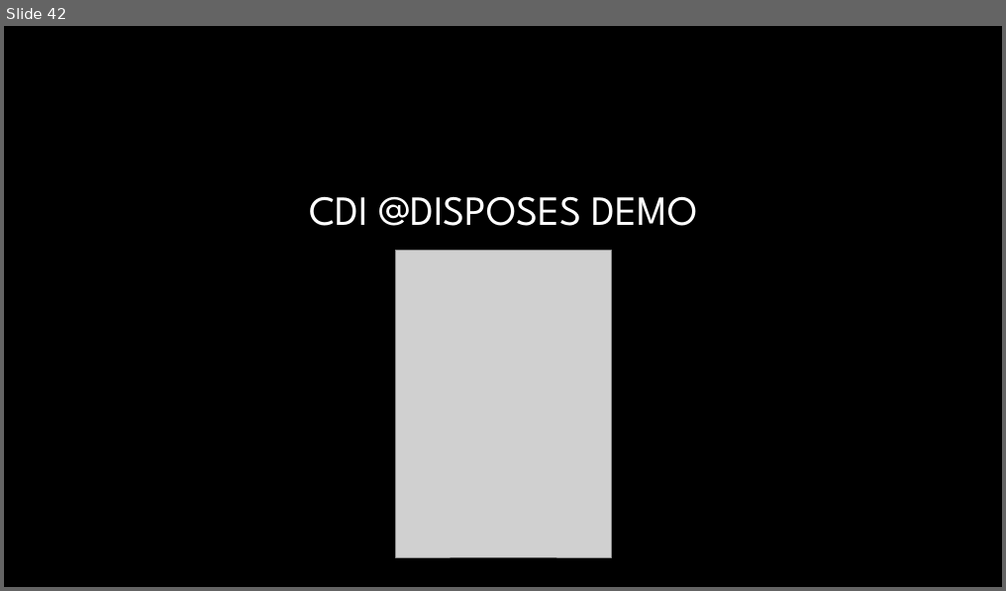
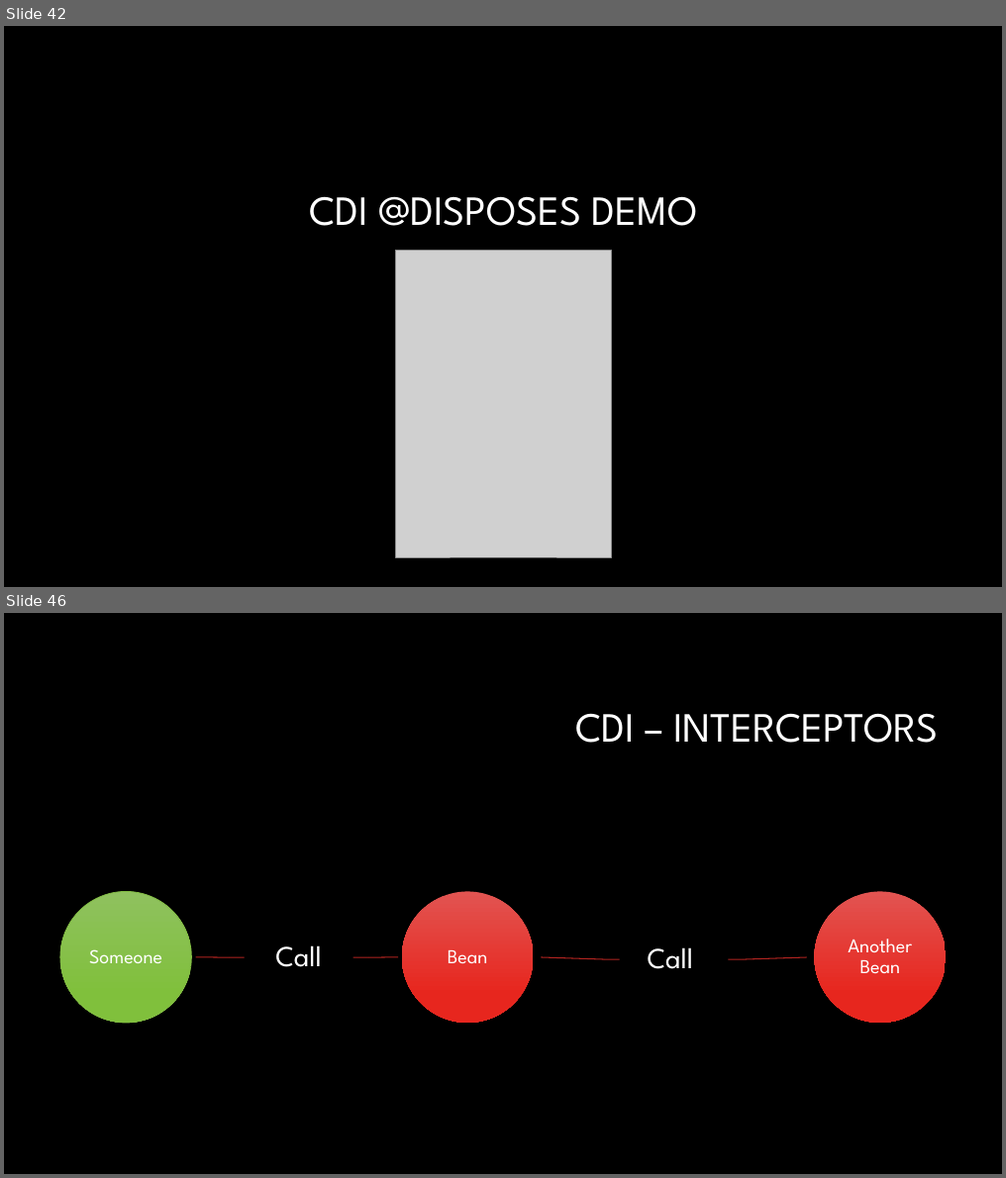
Before and after one commit to Crypto93/CDI_overview, a slide deck: CDI_overview_presentation.pptx. Shown one above the other, each under a label of ours: slide 42 before the commit, slides 42 and 46 after it; the slides between them are not shown. The pictures are 1006x591 and 1006x1178 pixels, drawn with LibreOffice and Linux fonts; fonts in the diff are those of the drawing; grey boxes stand for pictures; background and template pictures are left out. Boxes give left, top, right and bottom in pixels: in the first picture for what was removed or moved away, otherwise in the second. Text is boxed around its words. In the diff, an @@ line names an element or a change of style, - is before the commit and + after.

```diff
--- a/CDI_overview_presentation.pptx
+++ b/CDI_overview_presentation.pptx
@@ slide 46 added at [4, 613, 1002, 1174], background #000000 @@
@@ title added at [575, 713, 939, 743], 40 pt, text #FFFFFF @@
+CDI – INTERCEPTORS
@@ group added at [60, 891, 945, 1023]: 5 texts, 4 freeform shapes, 4 lines, 3 ellipses @@
+Someone
+Call
+Bean
+Call
+Another Bean
```
Also in this commit, not shown: 16 other slides added.
